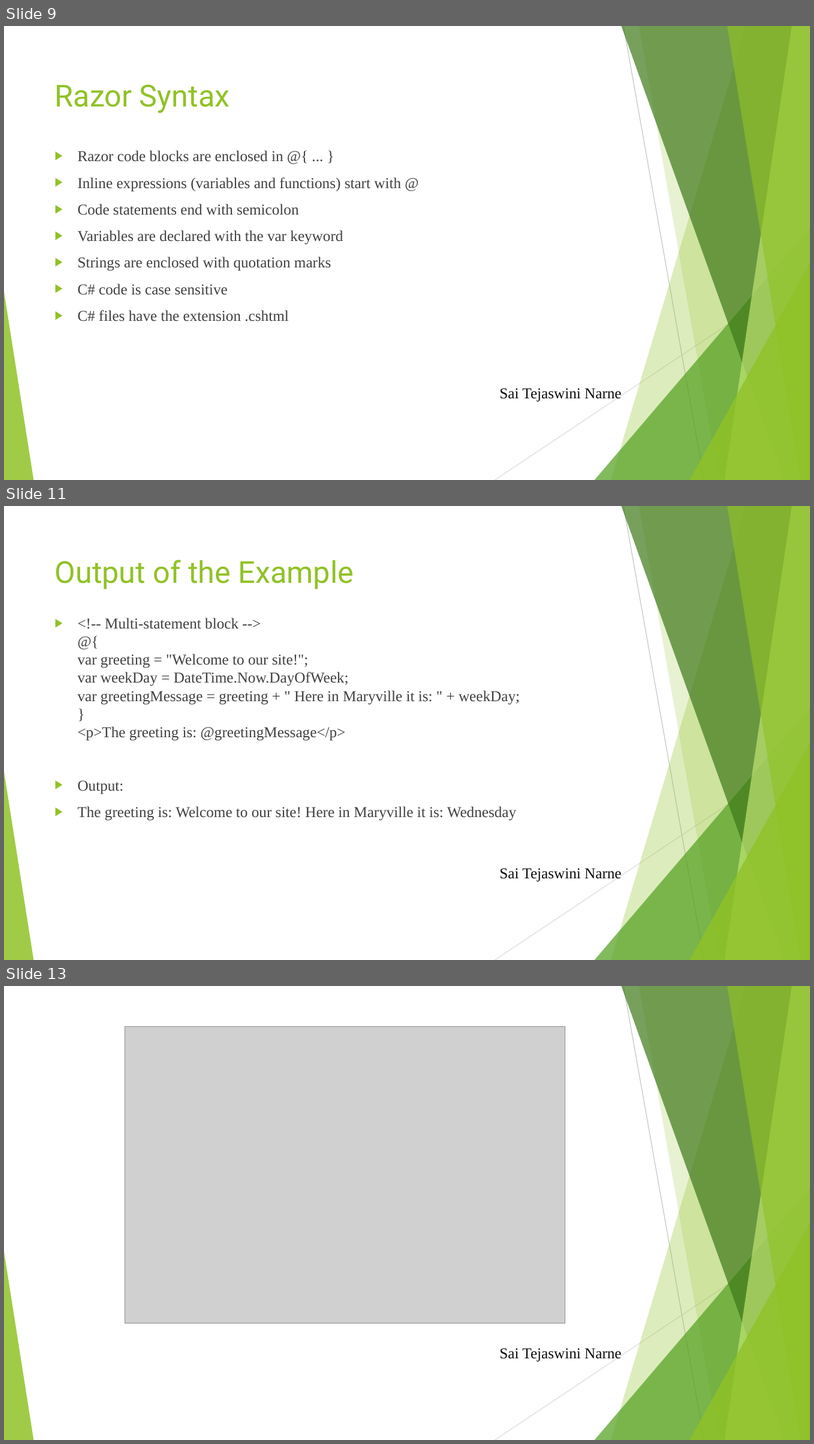
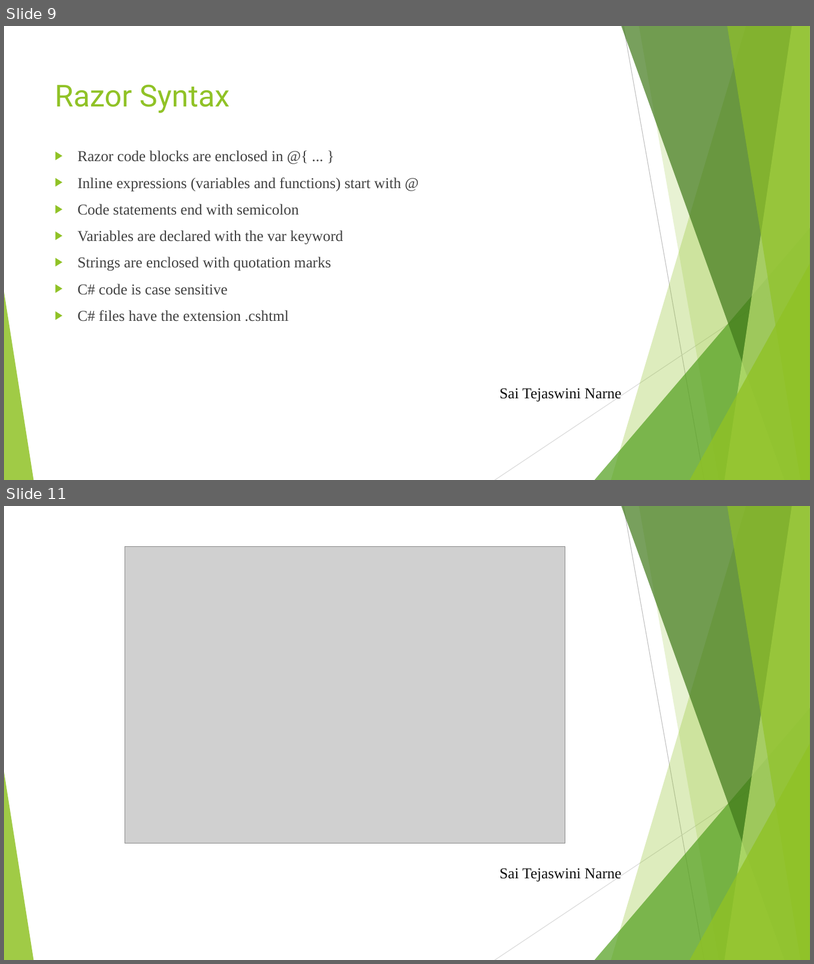
Before and after one commit to Harika1995/Razor-Views, a slide deck: Razor views.pptx. Shown one above the other, each under a label of ours: slides 9, 11 and 13 before the commit, slides 9 and 11 after it; the slides between them are not shown. The pictures are 814x1444 and 814x964 pixels, drawn with LibreOffice and Linux fonts; fonts in the diff are those of the drawing; grey boxes stand for pictures. Boxes give left, top, right and bottom in pixels: in the first picture for what was removed or moved away, otherwise in the second. Text is boxed around its words. In the diff, an @@ line names an element or a change of style, - is before the commit and + after.

```diff
--- a/Razor views.pptx
+++ b/Razor views.pptx
@@ slide 11 removed at box(4, 506, 810, 960), background #FFFFFF; not listed: 10 template elements that a slide beside it also shows @@
@@ title removed at box(55, 559, 354, 589) @@
-Output of the Example
@@ text removed at box(78, 618, 520, 820) @@
-▶ <!-- Multi-statement block -->
-  @{
-  var greeting = "Welcome to our site!";
-  var weekDay = DateTime.Now.DayOfWeek;
-  var greetingMessage = greeting + " Here in Maryville it is: " + weekDay;
-  }
-  <p>The greeting is: @greetingMessage</p>
-▶ Output:
-▶ The greeting is: Welcome to our site! Here in Maryville it is: Wednesday
@@ text removed at box(500, 868, 621, 882) @@
-Sai Tejaswini Narne
@@ what was slide 13 is now slide 11 @@
```
Also in this commit, not shown: 1 slide changed, 1 other slide removed.
